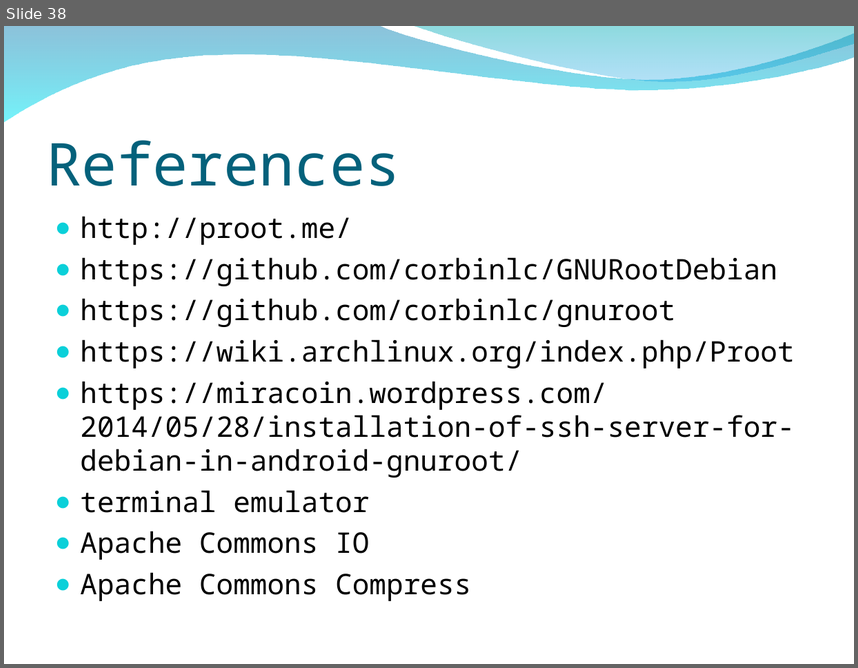
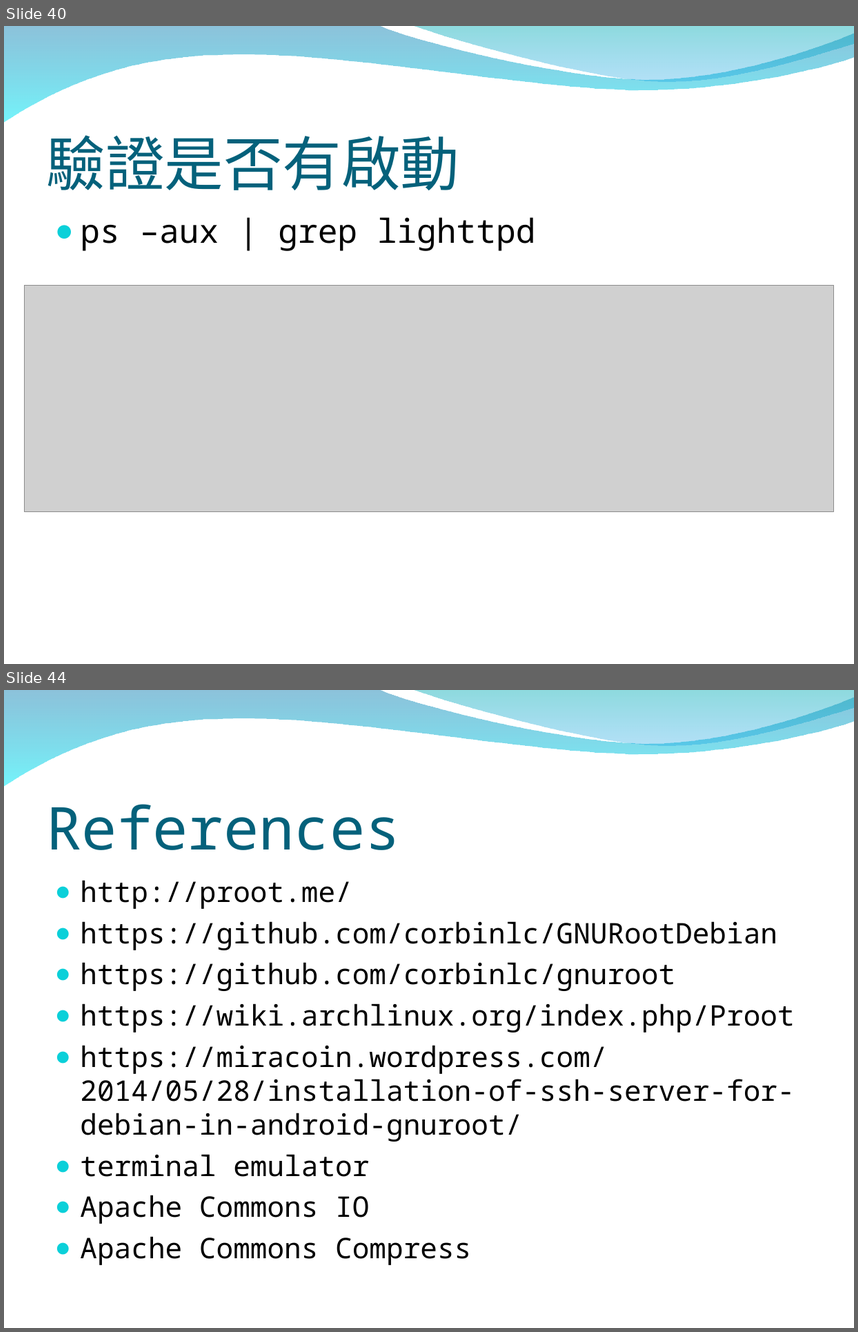
Before and after one commit to peter279k/regular_meeting, a slide deck: Proot.ppt. Shown one above the other, each under a label of ours: slide 38 before the commit, slides 40 and 44 after it; the slides between them are not shown. The pictures are 858x668 and 858x1332 pixels, drawn with LibreOffice and Linux fonts; fonts in the diff are those of the drawing; grey boxes stand for pictures; background and template pictures are left out. Boxes give left, top, right and bottom in pixels: in the first picture for what was removed or moved away, otherwise in the second. Text is boxed around its words. In the diff, an @@ line names an element or a change of style, - is before the commit and + after.

Commit message:
add setup-instances for http server(including Apache.Lighttpd) test: Ubuntu

```diff
--- a/Proot.ppt
+++ b/Proot.ppt
@@ slide 40 added at [4,26,854,664], background picture (left out); not listed: 2 template elements that a slide beside it also shows @@
@@ title added at [47,135,460,190], 50 pt, text #04617B @@
+驗證是否有啟動
@@ text added at [80,217,536,251], 28 pt, text #000000 @@
+● ps –aux | grep lighttpd
@@ picture added at [25,285,833,511] @@
@@ what was slide 38 is now slide 44 @@
```
Also in this commit, not shown: 6 other slides added, 1 slide removed.
